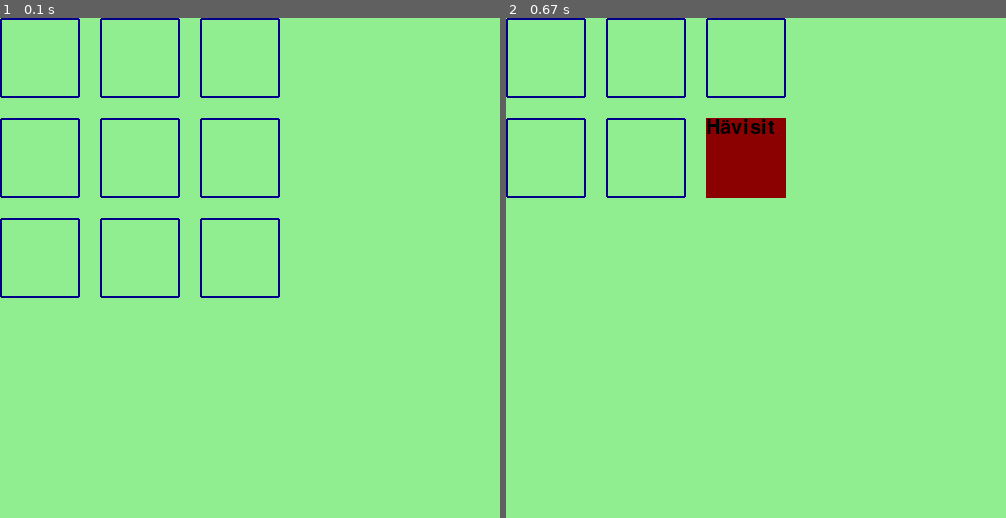
Above: before the commit, frames 1-2 (left to right).
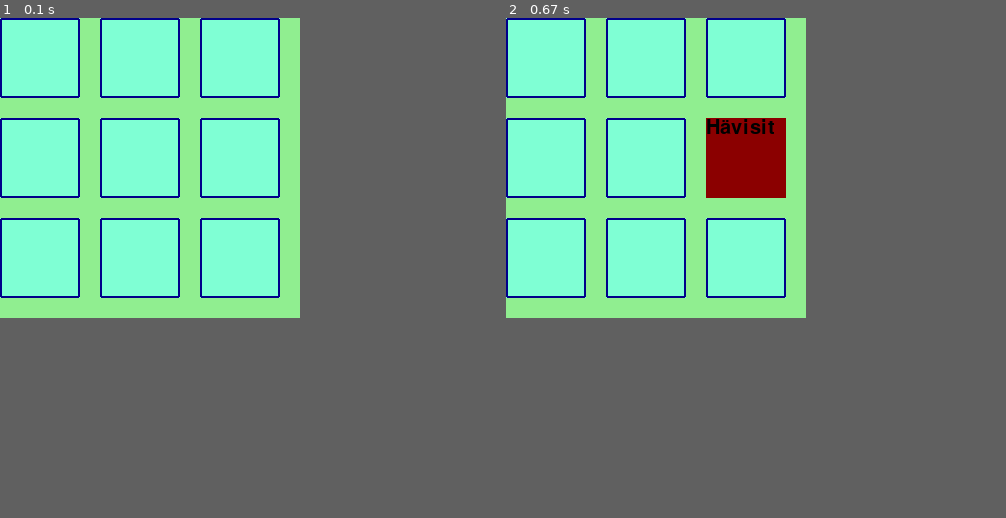
Above: after the commit, the same moments.

Repository: Deeroil/ot-harjoitustyo
Game: pygame game, started from src/index.py
The game is run twice, just before and just after one commit, with the same random seed, the same clock (stepped at 60 frames per second) and the same inputs.
Inputs (mouse positions are in pixels of both pictures, inside the frame that each line leads up to):
- Up to frame 1 (0.1 s): no input
- Up to frame 2 (0.67 s): click (751, 158) at 0.38 s
The window is 500x500 before the commit and 300x300 after it. Grey fills any space a smaller window leaves; there, only what the larger window draws over its background counts as a difference.

The runs differ from the first frame. In frame 1, 21% of the frame differs, in the area x 0-56%, y 0-56%; in frame 2, 19%.

Commit message:
Improve GUI: flags, win condition, use mousedown instead of mouseup

Diff:
--- a/src/ui/pygame_ui.py
+++ b/src/ui/pygame_ui.py
@@ -4,11 +4,12 @@
 
 
 ###TODO:
-# move font placements
-# add Minesweeper functionality hahah
-#   - check win
-#   - flags
-# add later some other than 3x3 grid, but with pygame we'll start with only that
+# Visual:
+#   - move font placements
+#   - show amount of flags ("mines") left
+# Minesweeper functionality
+#
+# choices: some other than only 3x3 grid
 
 class Tile:
     def __init__(self, rect):
@@ -43,7 +44,7 @@
     msweep = Minesweeper(grid)
 
     pygame.init()
-    screen = pygame.display.set_mode([500, 500])
+    screen = pygame.display.set_mode([300, 300])
     clock = pygame.time.Clock()
 
     tiles = []
@@ -62,19 +63,35 @@
                 raise SystemExit
 
         # left click
-        # TODO: use showntiles instead of just setting value? or?
+        # TODO: use showntiles instead of just setting value?
+        #       or maybe it doesnt matter?
         # TODO: open neighbors
-        if event.type == pygame.MOUSEBUTTONDOWN and event.button == 1:
+        if event.type == pygame.MOUSEBUTTONUP and event.button == 1:
             mouse_pos = event.pos
             for i in range(len(tiles)):
                 if tiles[i].rect.collidepoint(mouse_pos):
                     tiles[i].value = str(msweep.grid.list[i])
 
         # right click
-        if event.type == pygame.MOUSEBUTTONDOWN and event.button == 3:
+        # TODO: fix flickering
+        # TODO: this is unrealiable - doesn't always switch.
+        #        - SORT OF fixed with MOUSEBUTTONUP instead of DOWN, but not really
+        # TODO: fix underscores in a cleaner way
+        # TODO: this right now will hide the shown tile's value
+        if event.type == pygame.MOUSEBUTTONUP and event.button == 3:
             mouse_pos = event.pos
             print("Right click")
-            # do flag stuff here, set or remove flag
+            for i in range(len(tiles)):
+                if tiles[i].rect.collidepoint(mouse_pos):
+                    if i in msweep.flags:
+                        msweep.remove_flag(i)
+                    else:
+                        msweep.set_flag(i)
+                    tiles[i].value = msweep.get_shown_tile(i)
+
+                    # TODO: fix, this is quickfix
+                    if tiles[i].value == "_":
+                        tiles[i].value = ""
 
 
         if event.type == pygame.MOUSEMOTION:
@@ -85,13 +102,7 @@
         screen.fill("lightgreen")
 
         for t in tiles:
-            if t.value == "9":
-                pygame.display.flip()
-                pygame.draw.rect(screen, "darkred", t.rect)
-                screen.blit(t.font.render("Hävisit", True, "black"), t.rect)
-                pygame.display.flip()
-                pygame.time.delay(1000)
-                return
+            pygame.draw.rect(screen, "aquamarine1", t.rect)
 
             pygame.draw.rect(screen, t.color, t.rect, width=2, border_radius=2,
                             border_top_left_radius=-1, border_top_right_radius=-1,
@@ -99,5 +110,23 @@
 
             screen.blit(t.font.render(t.value, True, "darkgreen"), t.rect)
 
+        # TODO: use msweep.check_loss instead?
+        # or do I want to get the rect placement from somewhere?
+        for t in tiles:
+            if t.value == "9":
+                pygame.draw.rect(screen, "darkred", t.rect)
+                screen.blit(t.font.render("Hävisit", True, "black"), t.rect)
+                pygame.display.flip()
+                pygame.time.delay(1000)
+                return
+
+        if msweep.check_win():
+            rect = (100, 100, 150, 100)
+            pygame.draw.rect(screen, "green", rect)
+            screen.blit(pygame.font.SysFont('Comic Sans', 30).render("Voitit! :)", True, "black"), rect)
+            # pysäytä peli? anna mahdollisuus aloittaa alusta?
+
+
+
         pygame.display.flip()
         clock.tick(60)
